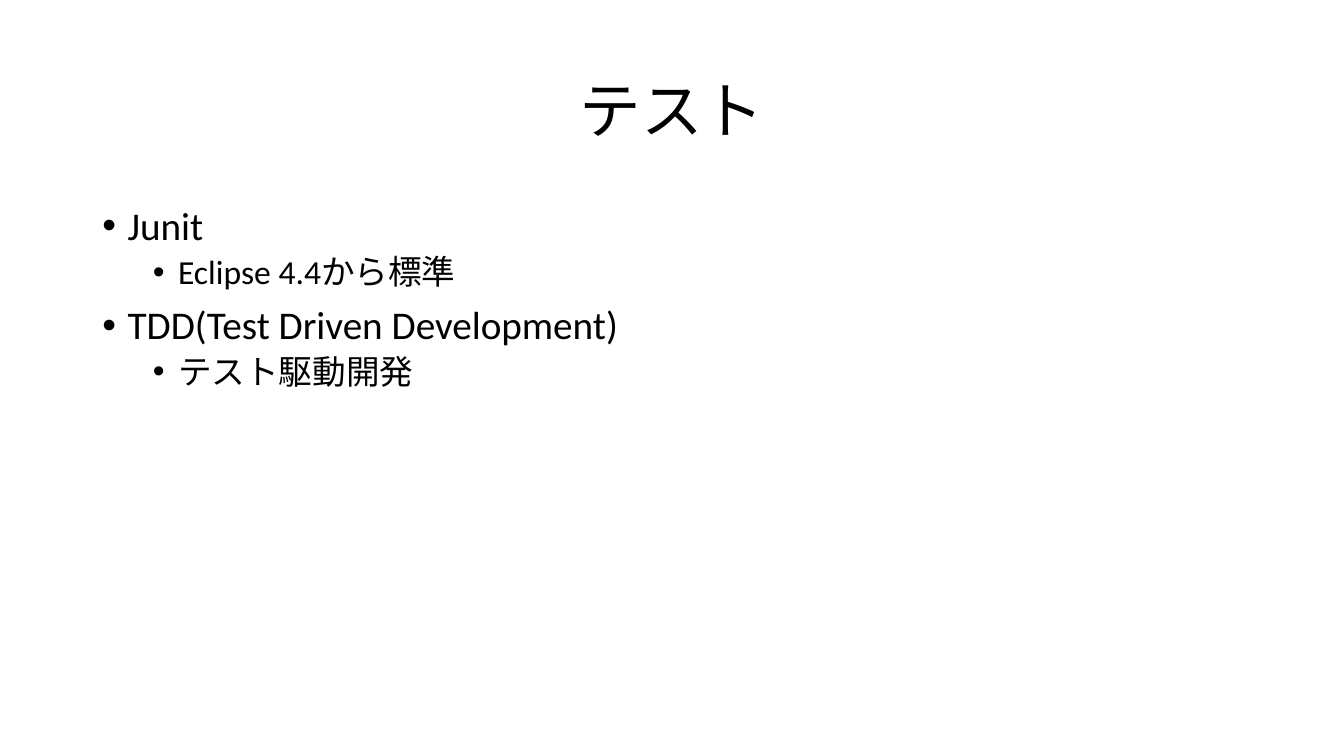
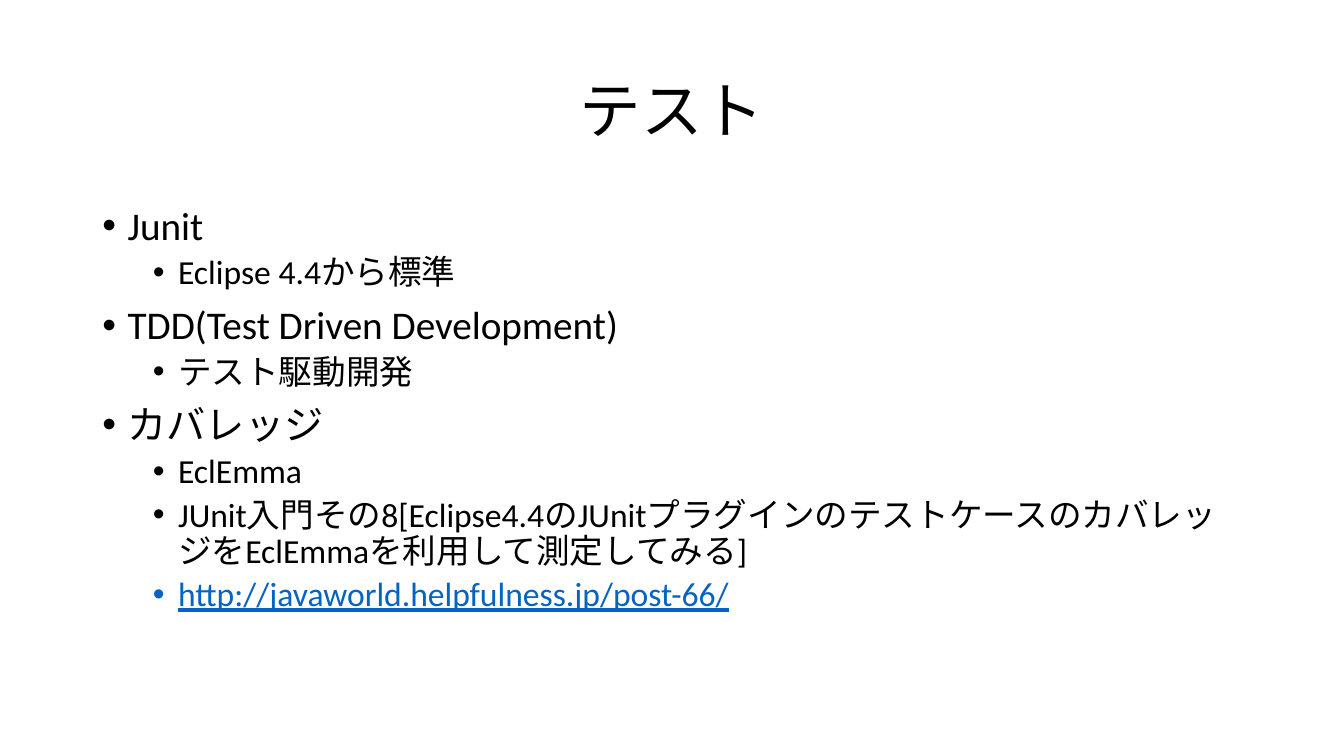
Before and after one commit to unokun/SearchEngine, a slide deck: slide 4 of doc/検索エンジン.pptx. Drawn at 1344x756 pixels with LibreOffice and Linux fonts; fonts in the diff are those of the drawing. Boxes give left, top, right and bottom in pixels: in the first picture for what was removed or moved away, otherwise in the second. Text is boxed around its words. In the diff, an @@ line names an element or a change of style, - is before the commit and + after.

Commit message:
LFSScannerの実装&テスト

```diff
--- a/doc/検索エンジン.pptx
+++ b/doc/検索エンジン.pptx
@@ text at (128,407,1216,612): paragraphs added @@
+• カバレッジ
+  • EclEmma
+  • JUnit入門その8[Eclipse4.4のJUnitプラグインのテストケースのカバレッジをEclEmmaを利用して測定してみる]
+  • http://javaworld.helpfulness.jp/post-66/
```
Also in this commit, not shown: 2 slides added, 3 other files.
